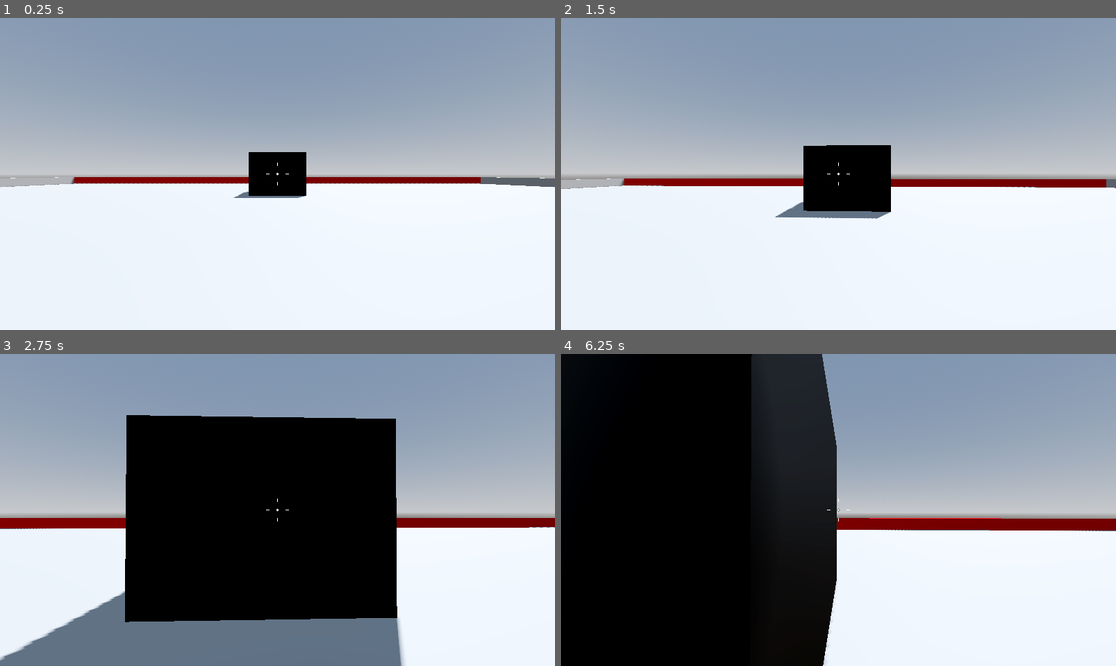
Above: before the commit, frames 1-4 (two rows, left to right).
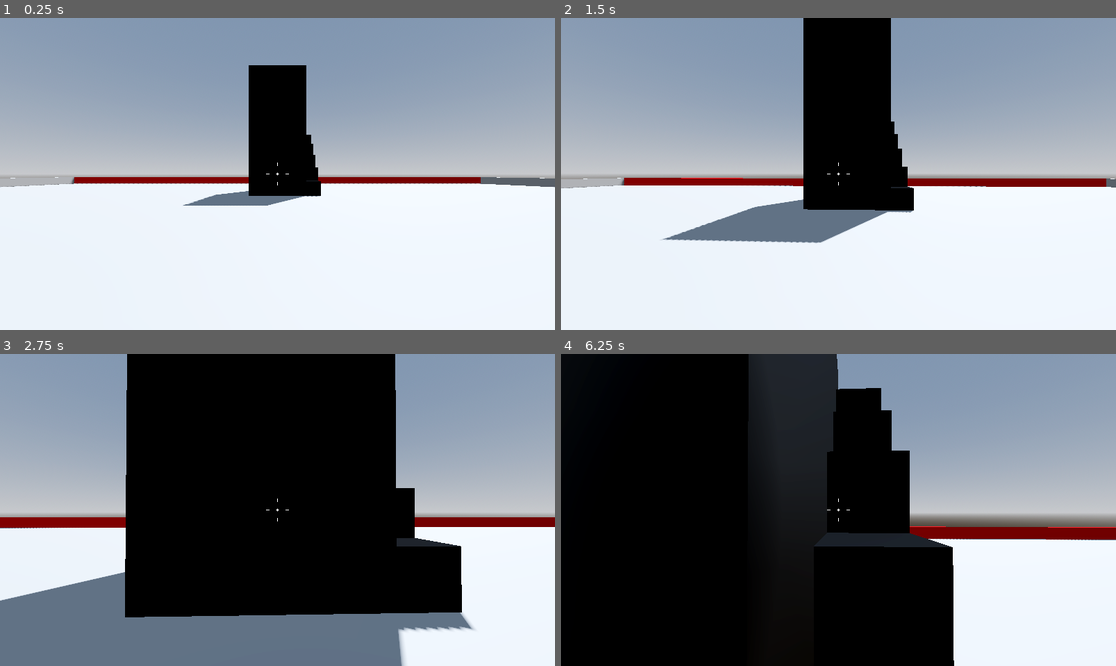
Above: after the commit, the same moments.

Repository: Assasquid/robot_rampage
Game: Godot game, scene res://Scenes/Levels/sand_box.tscn
Same seed, same stepped clock (60 frames per second), same inputs: the game is played once before the commit and once after it.
Inputs (mouse positions are in pixels of both pictures, inside the frame that each line leads up to):
- Up to frame 1 (0.25 s): no input
- Up to frame 2 (1.5 s): tap Enter at 0.5 s; move the mouse to (866, 174) at 0.52 s; hold W (move_forward) from 0.53 s (still down); tap Space (jump) at 0.6, 0.77, 1.07, 1.35 s; move the mouse to (810, 174) at 1.27 s
- Up to frame 3 (2.75 s): keep holding W (move_forward); tap Space (jump) at 1.52, 1.82, 2.1 s; move the mouse to (288, 503) at 2.02 s
- Up to frame 4 (6.25 s): move the mouse to (832, 516) at 2.77 s; tap Space (jump) at 2.85, 3.02, 3.32, 3.5, 3.6, 3.77, 4.07, 4.35, 4.52, 4.82, 5, 5.1, 5.85, 6.02 s; move the mouse to (877, 513) at 3.52 s; tap Enter at 4.25, 5.75 s; move the mouse to (794, 506) at 4.27 s; move the mouse to (844, 510) at 5.02 s; move the mouse to (816, 503) at 5.77 s; release W (move_forward) at 5.78 s; hold D (move_right) from 5.78 s (still down)

The runs differ from the first frame. In frame 1, 3.7% of the frame differs, in the area x 32-58%, y 15-61%; in frame 2, 10%; in frame 3, 18%, in the area x 0-100%, y 0-100%; in frame 4, 18%.

Commit message:
Modify jump so it takes in a height instead.

Diff:
--- a/Scenes/Levels/sand_box.tscn
+++ b/Scenes/Levels/sand_box.tscn
@@ -69,8 +69,63 @@
 use_collision = true
 size = Vector3(0.5, 1, 64)
 
-[node name="Squantz" type="CSGBox3D" parent="."]
-transform = Transform3D(1, 0, 0, 0, 1, 0, 0, 0, 1, 0, 1.5, -16)
+[node name="BoxAndStairs" type="Node" parent="."]
+
+[node name="Squantz" type="CSGBox3D" parent="BoxAndStairs"]
+transform = Transform3D(1, 0, 0, 0, 1, 0, 0, 0, 1, 0, 4.5, -16)
 use_collision = true
-size = Vector3(4, 3, 4)
+size = Vector3(4, 9, 4)
 material = SubResource("StandardMaterial3D_2aeto")
+
+[node name="OneMeterBox" type="CSGBox3D" parent="BoxAndStairs"]
+transform = Transform3D(1, 0, 0, 0, 1, 0, 0, 0, 1, 2.5, 0.5, -14.5)
+use_collision = true
+material = SubResource("StandardMaterial3D_2aeto")
+
+[node name="TwoMetersBox" type="CSGBox3D" parent="BoxAndStairs"]
+transform = Transform3D(1, 0, 0, 0, 1, 0, 0, 0, 1, 2.5, 1, -15.5)
+use_collision = true
+size = Vector3(1, 2, 1)
+material = SubResource("StandardMaterial3D_2aeto")
+
+[node name="ThreeMetersBox" type="CSGBox3D" parent="BoxAndStairs"]
+transform = Transform3D(1, 0, 0, 0, 1, 0, 0, 0, 1, 2.5, 1.5, -16.5)
+use_collision = true
+size = Vector3(1, 3, 1)
+material = SubResource("StandardMaterial3D_2aeto")
+
+[node name="FourMetersBox" type="CSGBox3D" parent="BoxAndStairs"]
+transform = Transform3D(1, 0, 0, 0, 1, 0, 0, 0, 1, 2.5, 2, -17.5)
+use_collision = true
+size = Vector3(1, 4, 1)
+material = SubResource("StandardMaterial3D_2aeto")
+
+[node name="FiveMetersBox" type="CSGBox3D" parent="BoxAndStairs"]
+transform = Transform3D(1, 0, 0, 0, 1, 0, 0, 0, 1, 2.5, 2.5, -18.5)
+use_collision = true
+size = Vector3(1, 5, 1)
+material = SubResource("StandardMaterial3D_2aeto")
+
+[node name="SixMetersBox" type="CSGBox3D" parent="BoxAndStairs"]
+transform = Transform3D(1, 0, 0, 0, 1, 0, 0, 0, 1, 1.5, 3, -18.5)
+use_collision = true
+size = Vector3(1, 6, 1)
+material = SubResource("StandardMaterial3D_2aeto")
+
+[node name="SevenMetersBox" type="CSGBox3D" parent="BoxAndStairs"]
+transform = Transform3D(1, 0, 0, 0, 1, 0, 0, 0, 1, 0.5, 3.5, -18.5)
+use_collision = true
+size = Vector3(1, 7, 1)
+material = SubResource("StandardMaterial3D_2aeto")
+
+[node name="EightMetersBox" type="CSGBox3D" parent="BoxAndStairs"]
+transform = Transform3D(1, 0, 0, 0, 1, 0, 0, 0, 1, -0.5, 4, -18.5)
+use_collision = true
+size = Vector3(1, 8, 1)
+material = SubResource("StandardMaterial3D_2aeto")
+
+[node name="NineMetersBox" type="CSGBox3D" parent="BoxAndStairs"]
+transform = Transform3D(1, 0, 0, 0, 1, 0, 0, 0, 1, -1.5, 4.5, -18.5)
+use_collision = true
+size = Vector3(1, 9, 1)
+material = SubResource("StandardMaterial3D_2aeto")
--- a/Scripts/player.gd
+++ b/Scripts/player.gd
@@ -1,8 +1,10 @@
 extends CharacterBody3D
 
 @export var mouse_sensitivity := 0.001
+@export var jump_height:= 1.0
+
 const SPEED = 5.0
-const JUMP_VELOCITY = 4.5
+
 
 # Get the gravity from the project settings to be synced with RigidBody nodes.
 var gravity: float = ProjectSettings.get_setting("physics/3d/default_gravity")
@@ -24,7 +26,7 @@
 
 	# Handle jump.
 	if Input.is_action_just_pressed("jump") and is_on_floor():
-		velocity.y = JUMP_VELOCITY
+		velocity.y = sqrt(jump_height * 2.0 * gravity)
 
 	# Get the input direction and handle the movement/deceleration.
 	# As good practice, you should replace UI actions with custom gameplay actions.
--- a/project.godot
+++ b/project.godot
@@ -10,7 +10,7 @@
 
 [application]
 
-config/name="RoboRampage"
+config/name="RobotRampage"
 run/main_scene="res://Scenes/Levels/sand_box.tscn"
 config/features=PackedStringArray("4.2", "Forward Plus")
 config/icon="res://icon.svg"
